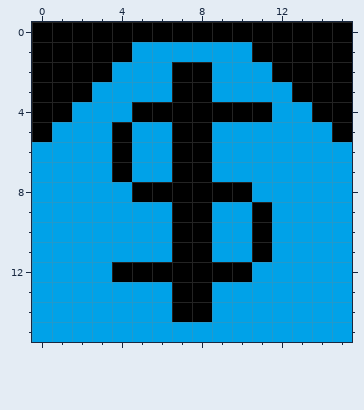
Two states of a pixel-art sprite, app/public/sprites/bluesettlement.png. The picture above is the old version.
The file is 16x16 pixels.
The same view after the edit:
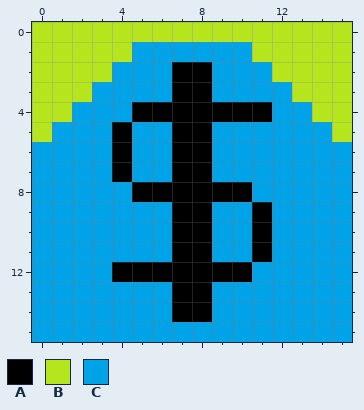
Palette (. is transparent): A #000000  B #b5e61d  C #00a2e8
Edits made:
{"y":0,"x":0,"old":"AAAAAAAAAAAAAAAA","new":"BBBBBBBBBBBBBBBB"}
{"y":1,"x":0,"old":"AAAAA","new":"BBBBB"}
{"y":1,"x":11,"old":"AAAAA","new":"BBBBB"}
{"y":2,"x":0,"old":"AAAA","new":"BBBB"}
{"y":2,"x":12,"old":"AAAA","new":"BBBB"}
{"y":3,"x":0,"old":"AAA","new":"BBB"}
{"y":3,"x":13,"old":"AAA","new":"BBB"}
{"y":4,"x":0,"old":"AA","new":"BB"}
{"y":4,"x":14,"old":"AA","new":"BB"}
{"y":5,"x":0,"old":"A","new":"B"}
{"y":5,"x":15,"old":"A","new":"B"}
{"label":"changed","picture_box":[32,22,352,142]}
